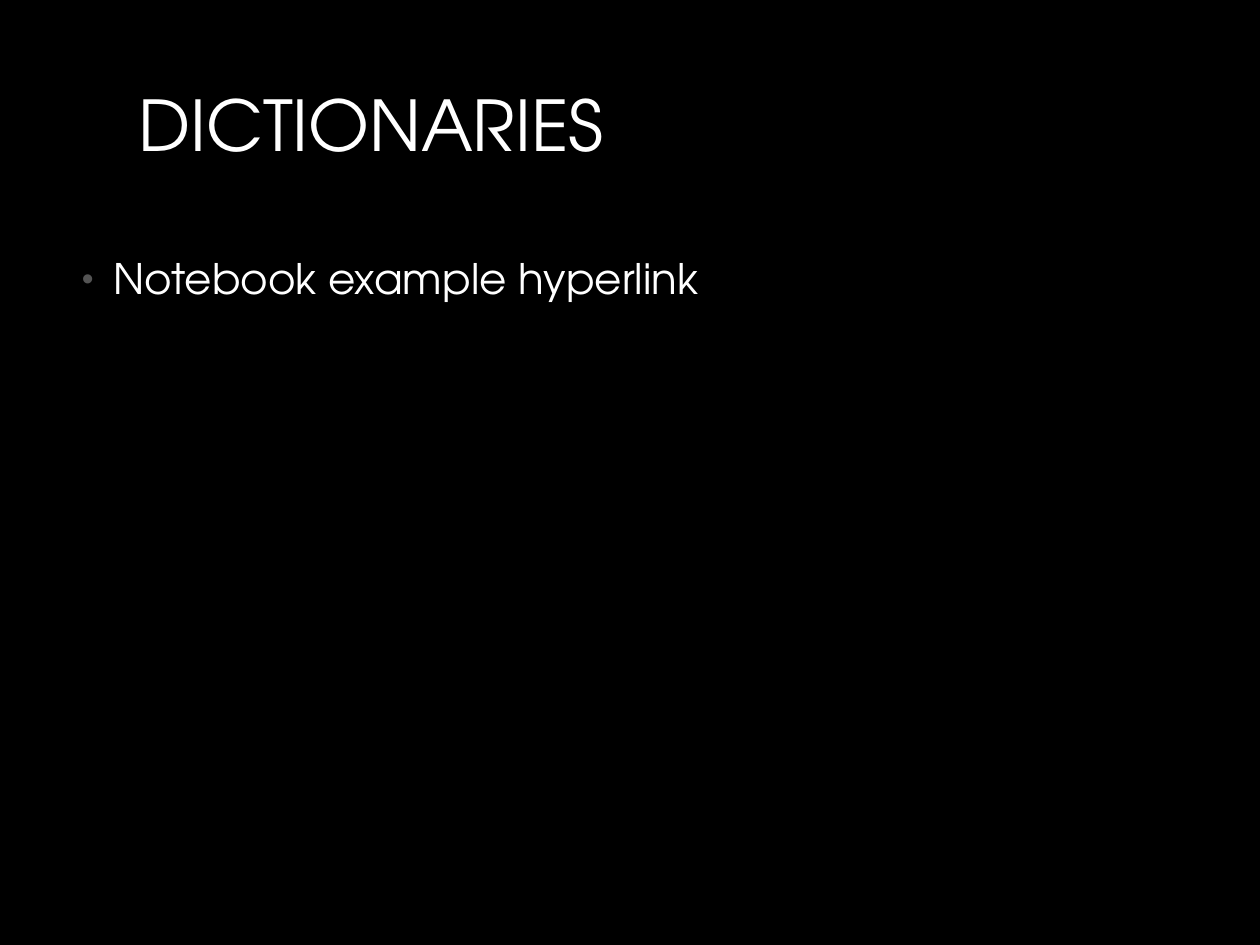
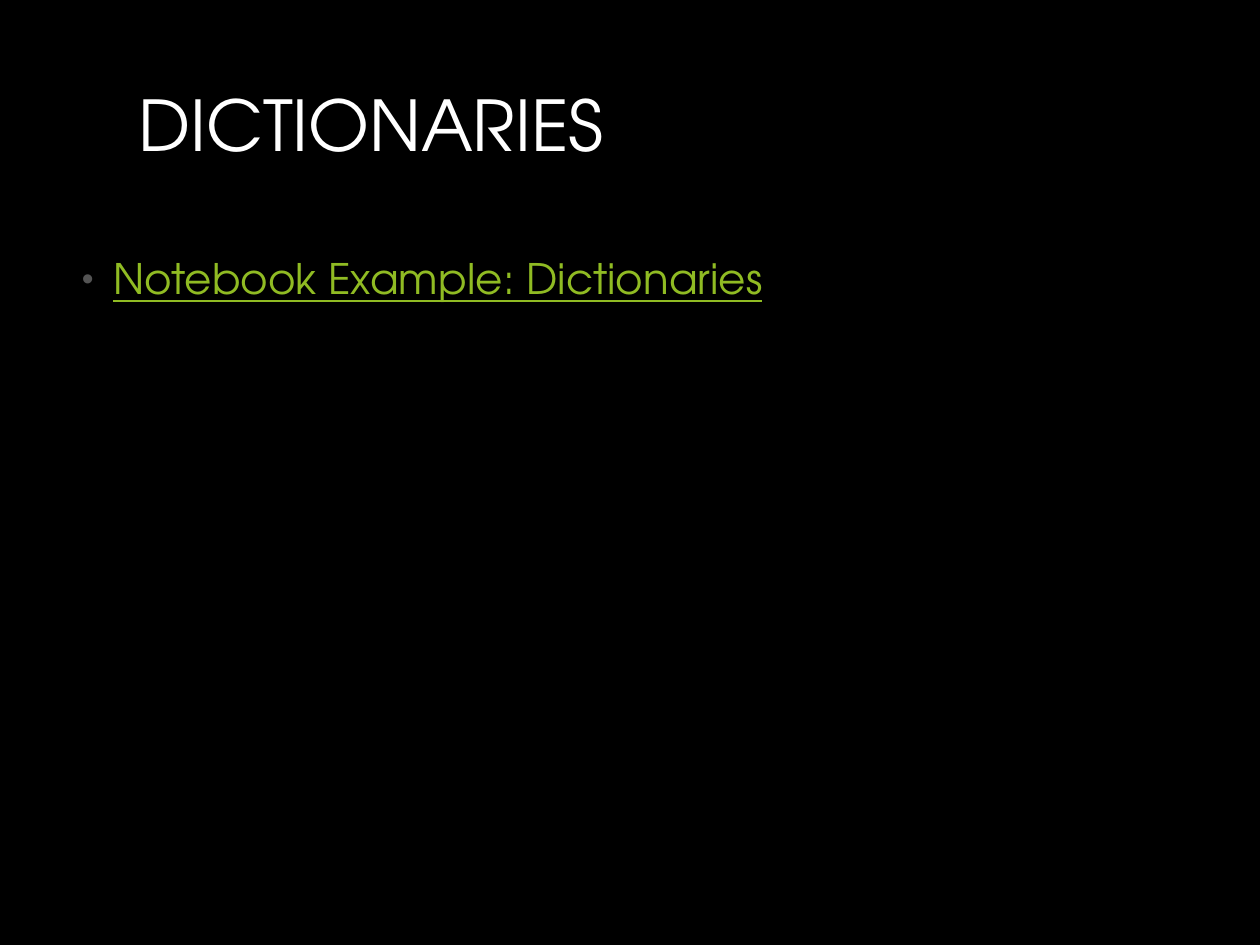
Before and after one commit to MichaelTroyer/Learning_Python_For_Fun_and_Profit, a slide deck: slide 12 of 3. Data Types/Python_Data_Types.pptx. Drawn at 1260x945 pixels with LibreOffice and Linux fonts; fonts in the diff are those of the drawing. Boxes give left, top, right and bottom in pixels: in the first picture for what was removed or moved away, otherwise in the second. Text is boxed around its words. In the diff, an @@ line names an element or a change of style, - is before the commit and + after.

Commit message:
updated list and dict notebooks

```diff
--- a/3. Data Types/Python_Data_Types.pptx
+++ b/3. Data Types/Python_Data_Types.pptx
@@ text at [113, 263, 762, 302]: text changed; text colour #FFFFFF to #90BB23 @@
-• Notebook example hyperlink
+• Notebook Example: Dictionaries
```
Also in this commit, not shown: 5 other slides changed, 3 other files.
